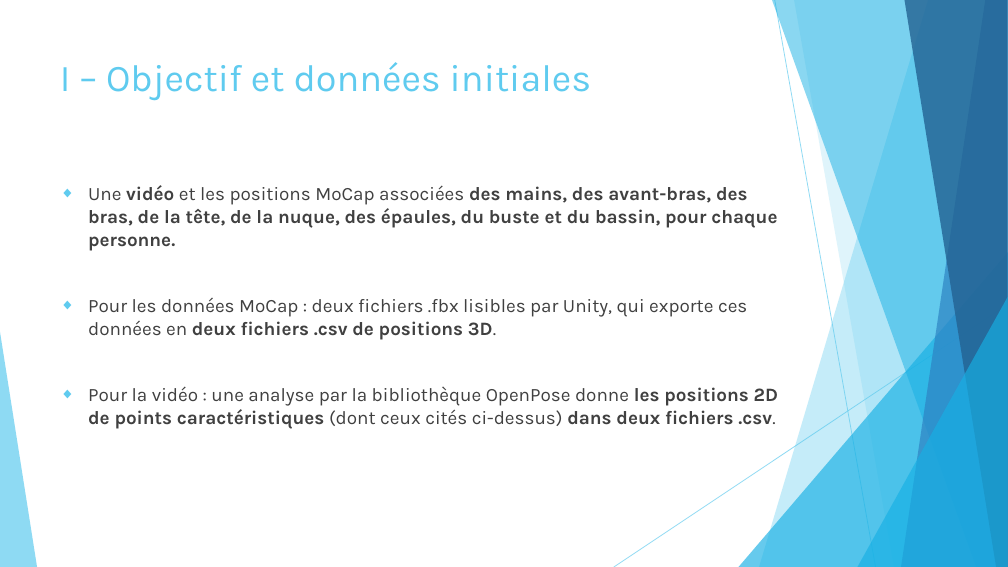
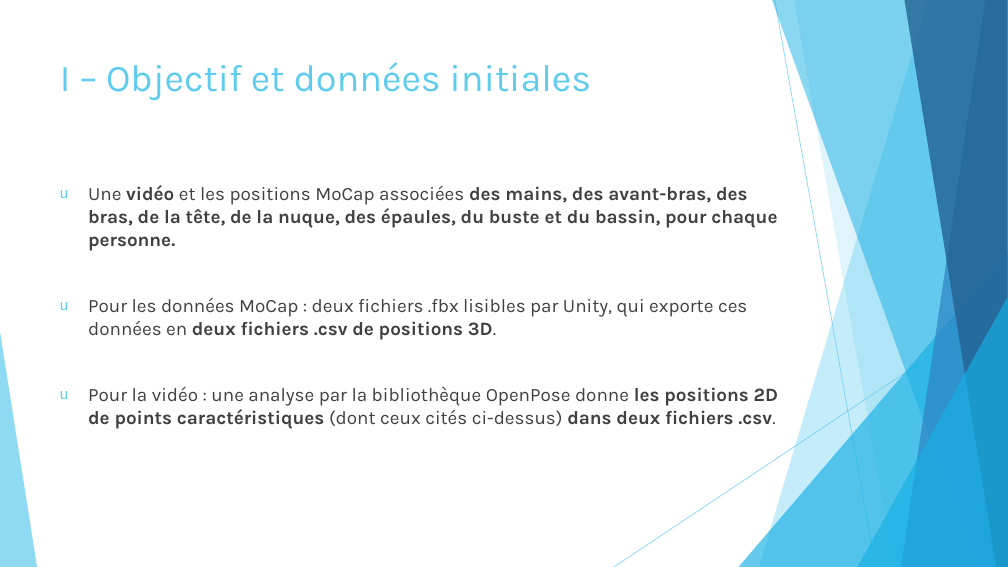
Before and after one commit to marc921/GesteIA, a slide deck: slide 4 of Présentation.pptx. Drawn at 1008x567 pixels with LibreOffice and Linux fonts; fonts in the diff are those of the drawing. Boxes give left, top, right and bottom in pixels: in the first picture for what was removed or moved away, otherwise in the second. Text is boxed around its words. In the diff, an @@ line names an element or a change of style, - is before the commit and + after.

```diff
--- a/Présentation.pptx
+++ b/Présentation.pptx
@@ text "Une vidéo et les positions ..." at <box>88,185,778,429</box>: bullet ◆ to u @@
```
Also in this commit, not shown: 4 other slides changed, 4 other files.
